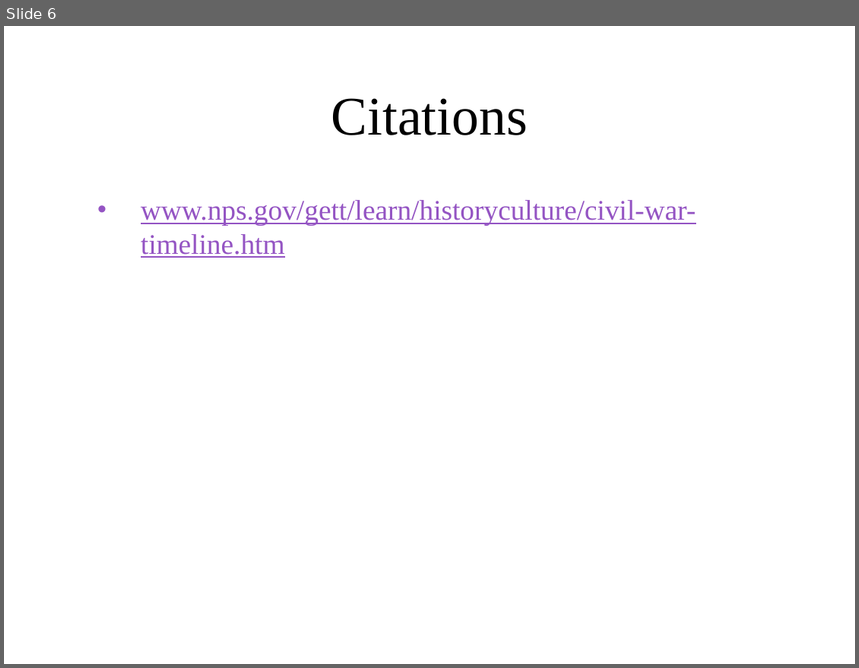
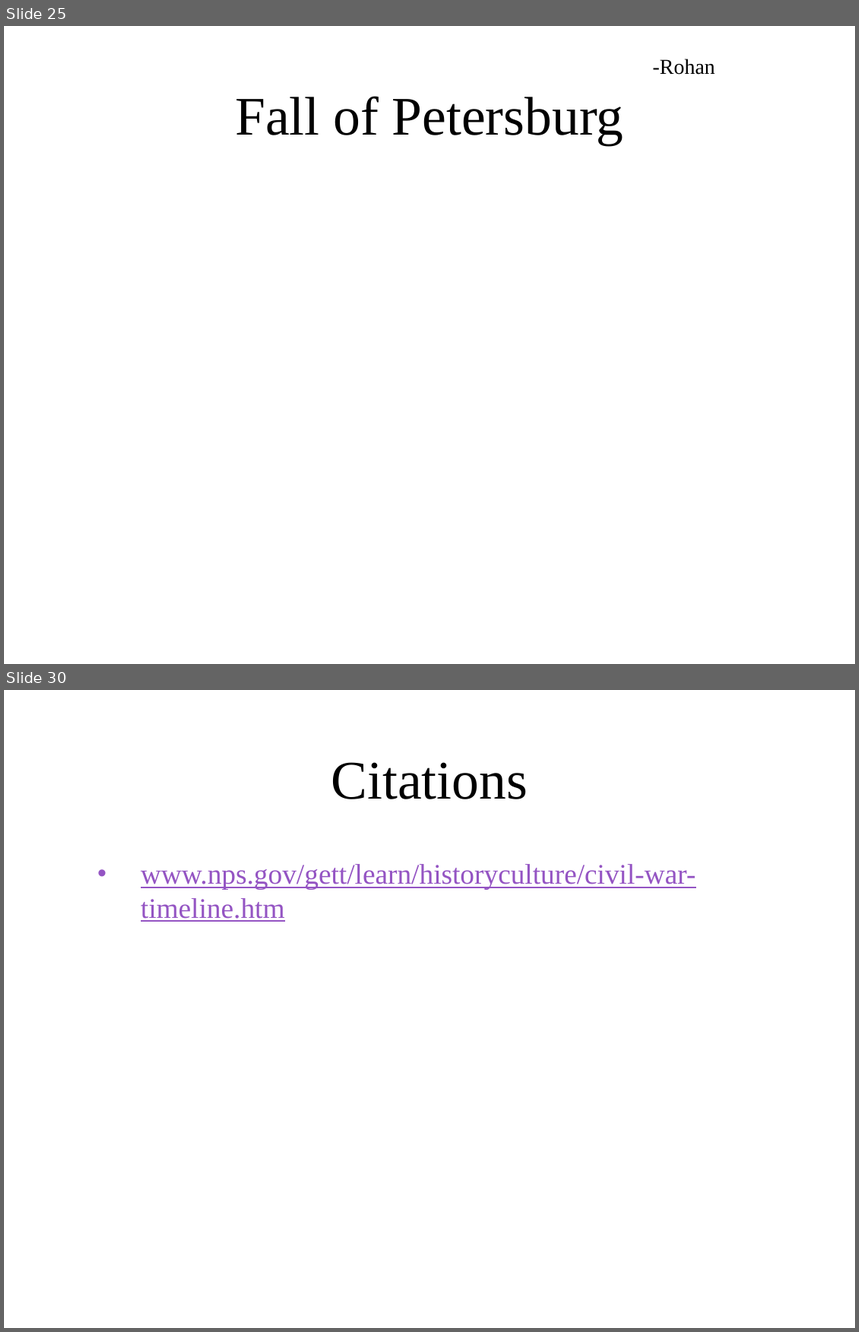
Before and after one commit to ngb3748/SS-Archive-proj, a slide deck: Archive project.pptx. Shown one above the other, each under a label of ours: slide 6 before the commit, slides 25 and 30 after it; the slides between them are not shown. The pictures are 859x668 and 859x1332 pixels, drawn with LibreOffice and Linux fonts; fonts in the diff are those of the drawing; background and template pictures are left out. Boxes give left, top, right and bottom in pixels: in the first picture for what was removed or moved away, otherwise in the second. Text is boxed around its words. In the diff, an @@ line names an element or a change of style, - is before the commit and + after.

```diff
--- a/Archive project.pptx
+++ b/Archive project.pptx
@@ slide 25 added at [4, 26, 855, 664], background picture (left out) @@
@@ text added at [653, 59, 715, 75], 18 pt, text #000000 @@
+-Rohan
@@ title added at [235, 96, 623, 145], 46 pt, text #000000 @@
+Fall of Petersburg
@@ what was slide 6 is now slide 30 @@
```
Also in this commit, not shown: 5 slides changed, 23 other slides added.
